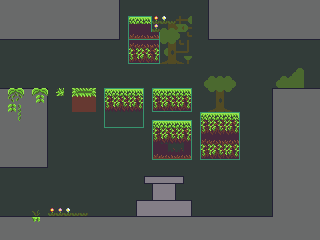
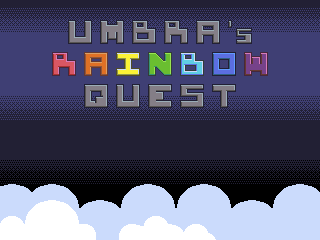
Two versions of the same layered image (320x240). Layer-by-layer changes:
added group "mainmenu" with 6 layers above "gem stuff" over (0, 0, 320, 240)
added layer "colored" in group "mainmenu" over (52, 52, 268, 76)
added layer "basic" in group "mainmenu" over (52, 20, 268, 108)
added layer "tiled-clouds" in group "mainmenu" over (0, 184, 320, 240)
added layer "mm-dither" in group "mainmenu" over (0, 0, 320, 240)
hid group "grassy" (2 layers) over (0, 0, 320, 222)
hid "draft" over (0, 0, 320, 240)